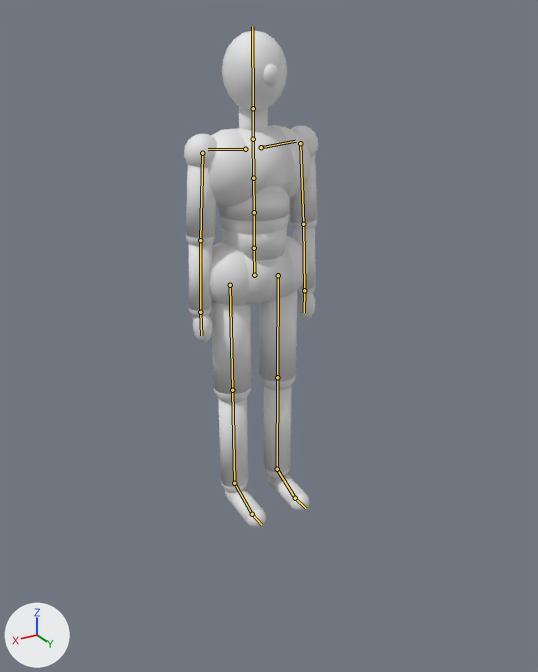
The Blender file previs/rig/mannequin.blend: old version first, new version second.
Rendered twice from a camera (50 mm lens) standing at (1.28, 2.23, 1.81) and looking at (0.08, 0.24, 0.82). Arrows for +X, +Y and +Z are at lower left; the lights stay in place. The picture after the commit comes second. The bones that bend it are drawn over the model as lines.

In view in the first picture: 'MannequinMesh'.
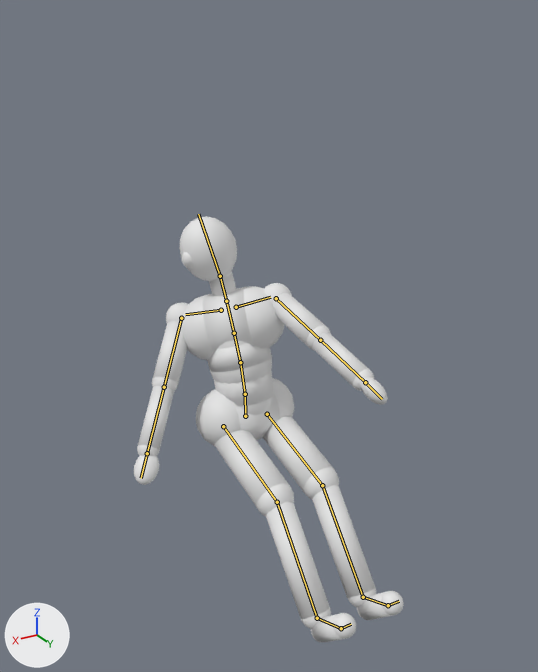
The newer file adds an action. The first version stands in its rest pose; the second is drawn at frame 1 of the action 'turnright'.

What the commit changed:
Bone 'Hips' (bone_hips) moves from (0.0, 0.0, 0.0) to (0.0, -0.62, 0.08).
Bone 'Spine' (bone_spine) turns from (0, 0, 0) to (12, -10, -4) degrees about its own x, y and z.
Bone 'Spine1' (bone_spine1) turns from (0, 0, 0) to (6, -12, -4) degrees about its own x, y and z.
Bone 'Spine2' (bone_spine2) turns from (0, 0, 0) to (0, -12, 0) degrees about its own x, y and z.
Bone 'Neck' (bone_neck) turns from (0, 0, 0) to (-4, -15, 0) degrees about its own x, y and z.
Bone 'Head' (bone_head) turns from (0, 0, 0) to (-6, -30, 0) degrees about its own x, y and z.
Bone 'LeftArm' (bone_leftarm) turns from (0, 0, 0) to (46, -11, 25) degrees about its own x, y and z.
Bone 'LeftForeArm' (bone_leftforearm) turns from (0, 0, 0) to (0, 0, 2) degrees about its own x, y and z.
Bone 'RightArm' (bone_rightarm) turns from (0, 0, 0) to (93, -55, -108) degrees about its own x, y and z.
Bone 'RightForeArm' (bone_rightforearm) turns from (0, 0, 0) to (0, 0, -2) degrees about its own x, y and z.
Bone 'LeftUpLeg' (bone_leftupleg) turns from (0, 0, 0) to (75, 0, 0) degrees about its own x, y and z.
Bone 'LeftLeg' (bone_leftleg) turns from (0, 0, 0) to (-35, 0, 0) degrees about its own x, y and z.
Bone 'LeftFoot' (bone_leftfoot) turns from (0, 0, 0) to (10, 0, 0) degrees about its own x, y and z.
Bone 'RightUpLeg' (bone_rightupleg) turns from (0, 0, 0) to (75, 0, 0) degrees about its own x, y and z.
Bone 'RightLeg' (bone_rightleg) turns from (0, 0, 0) to (-35, 0, 0) degrees about its own x, y and z.
Bone 'RightFoot' (bone_rightfoot) turns from (0, 0, 0) to (10, 0, 0) degrees about its own x, y and z.

Location of each change, [x1, y1, x2, y2] in pixels of the pictures (538 x 672 px):
'MannequinMesh', posed (101% wider, 14% shorter): before [184, 30, 318, 528]; after [134, 216, 404, 642]
bone 'Hips', root to tip: before (254, 275) to (254, 248); after (245, 416) to (245, 394)
bone 'Spine', root to tip: before (254, 248) to (254, 212); after (245, 394) to (240, 362)
bone 'Spine1', root to tip: before (254, 212) to (253, 178); after (240, 362) to (234, 333)
bone 'Spine2', root to tip: before (253, 178) to (253, 139); after (234, 333) to (226, 301)
bone 'Neck', root to tip: before (253, 139) to (253, 108); after (226, 301) to (220, 276)
bone 'Head', root to tip: before (253, 108) to (252, 26); after (220, 276) to (198, 214)
bone 'LeftArm', root to tip: before (300, 143) to (303, 224); after (276, 298) to (320, 340)
bone 'LeftForeArm', root to tip: before (303, 224) to (304, 290); after (320, 340) to (365, 382)
bone 'RightArm', root to tip: before (202, 153) to (200, 240); after (181, 318) to (164, 387)
bone 'RightForeArm', root to tip: before (200, 240) to (200, 312); after (164, 387) to (147, 453)
bone 'LeftUpLeg', root to tip: before (278, 275) to (277, 377); after (267, 414) to (322, 485)
bone 'LeftLeg', root to tip: before (277, 377) to (277, 469); after (322, 485) to (363, 597)
bone 'LeftFoot', root to tip: before (277, 469) to (295, 498); after (363, 597) to (388, 605)
bone 'RightUpLeg', root to tip: before (230, 285) to (232, 390); after (223, 426) to (277, 502)
bone 'RightLeg', root to tip: before (232, 390) to (234, 483); after (277, 502) to (317, 618)
bone 'RightFoot', root to tip: before (234, 483) to (252, 514); after (317, 618) to (341, 628)
